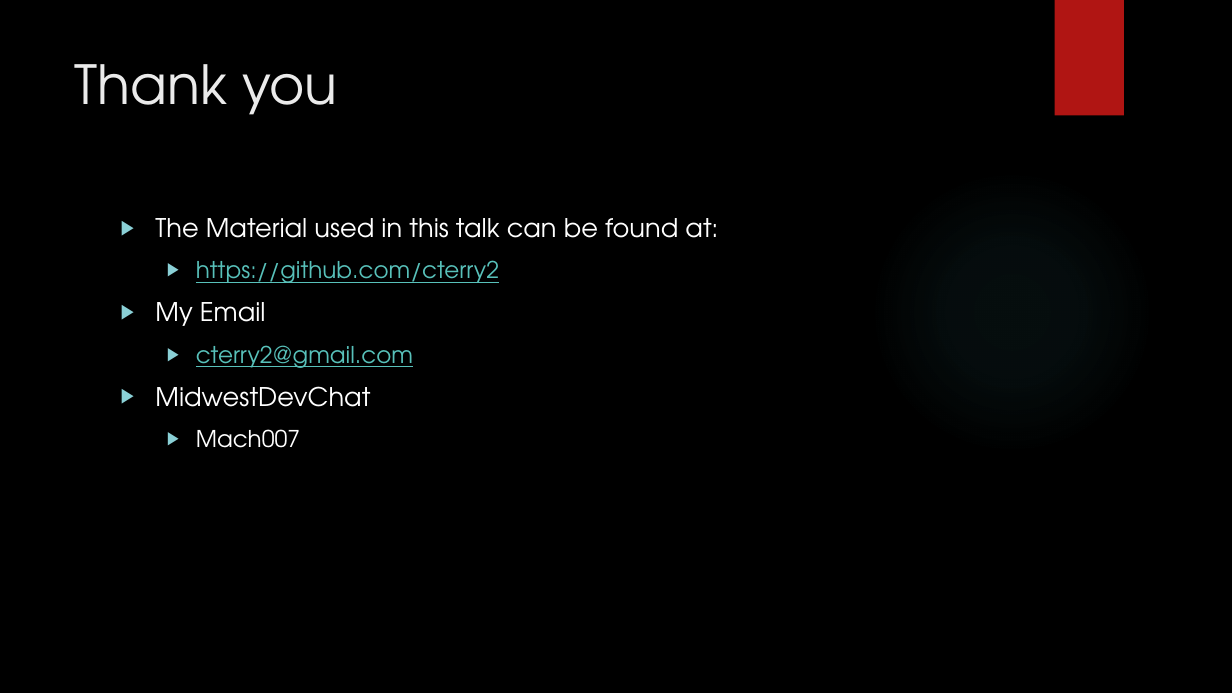
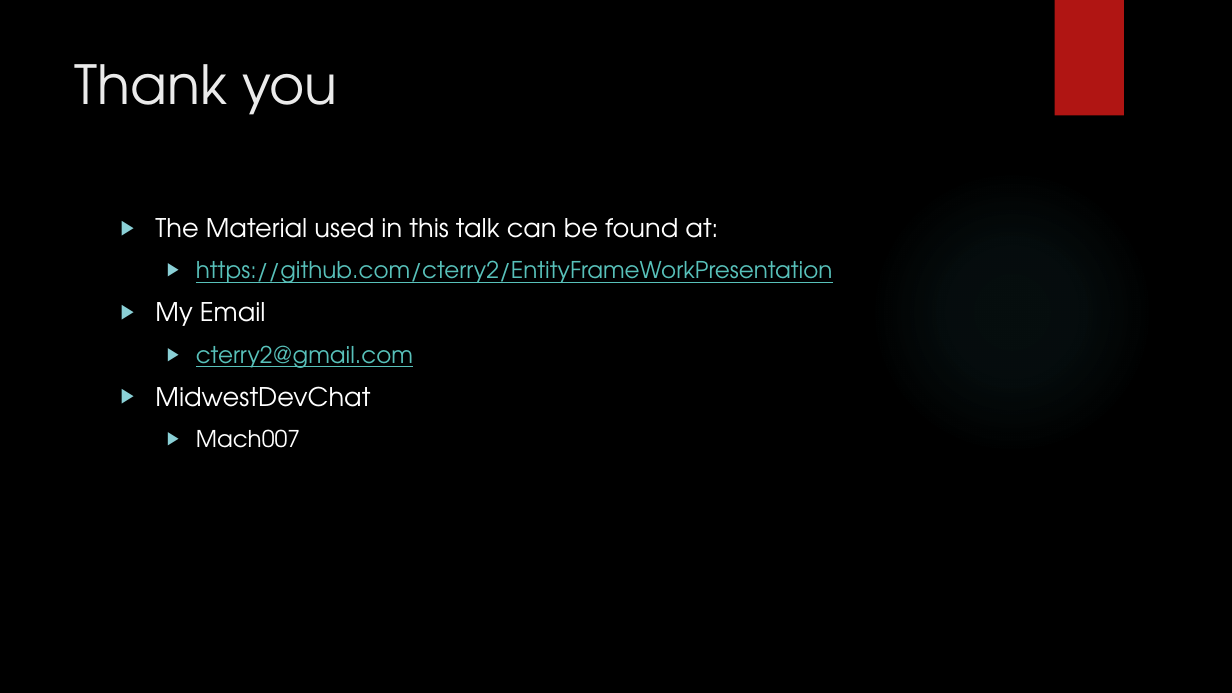
Before and after one commit to cterry2/EntityFrameWorkPresentation, a slide deck: slide 11 of Entity Framework 201-301.pptx. Drawn at 1232x693 pixels with LibreOffice and Linux fonts; fonts in the diff are those of the drawing; background and template pictures are left out. Boxes give left, top, right and bottom in pixels: in the first picture for what was removed or moved away, otherwise in the second. Text is boxed around its words. In the diff, an @@ line names an element or a change of style, - is before the commit and + after.

Commit message:
updated powerpoint

```diff
--- a/Entity Framework 201-301.pptx
+++ b/Entity Framework 201-301.pptx
@@ text at (x1=196, y1=260, x2=833, y2=283): text changed @@
-  ▶ https://github.com/cterry2
+  ▶ https://github.com/cterry2/EntityFrameWorkPresentation
```
